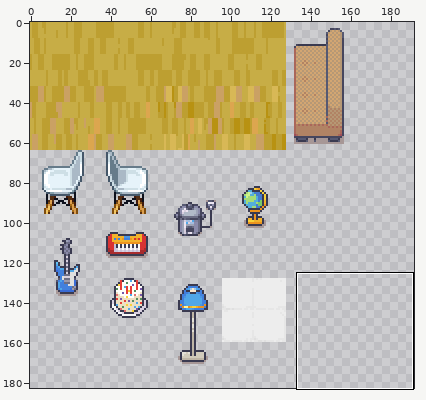
Sprite sheet, stored at tileset_hs18.png. Above: a wide view before the commit, with the close-up outlined.
Close-up. Earlier state:
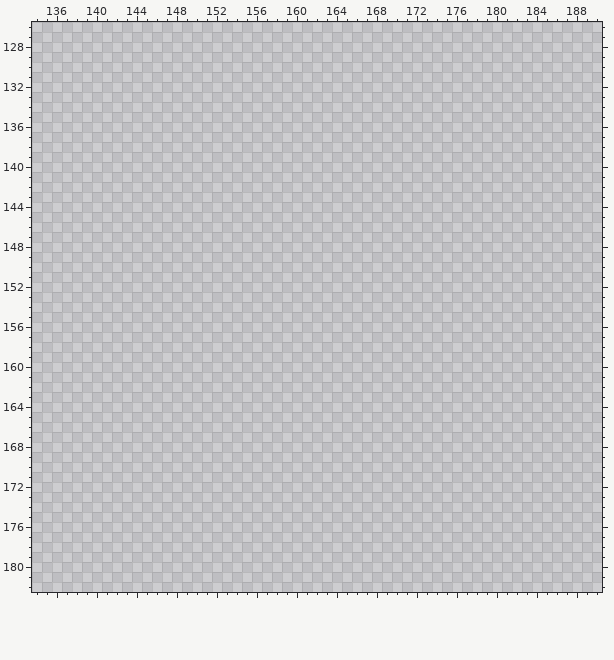
The file is 192x192 pixels. Colours within 5 levels of each other are drawn and written as one. Shown: x 134..190, y 126..182. The wide view leaves out empty margins. The commit also changed other parts of the picture, which this record leaves out.
Once edited:
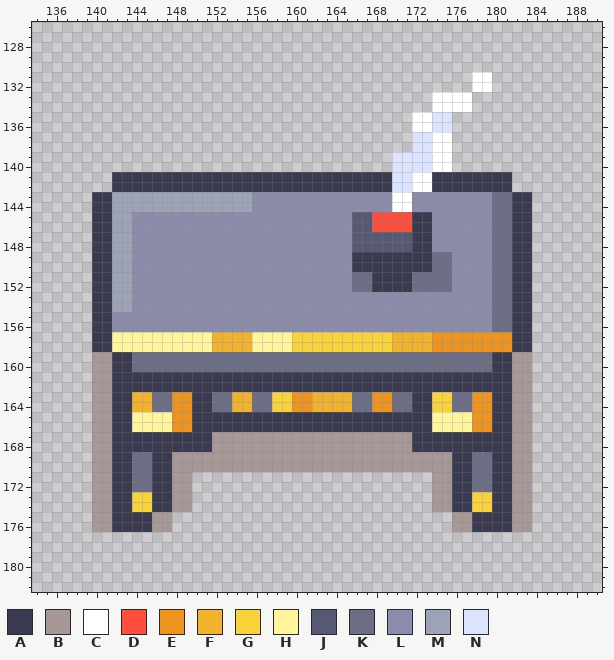
Palette (. is transparent): A #3a3a50  B #a79796  C #ffffff  D #ff4e3e  E #ed931e  F #f2b22b  G #f8d239  H #fff59a  J #565972  K #6c6e85  L #8b8bab  M #9da3b7  N #dbe3ff
Changes in this commit:
y 131..132: x 178..179 .. -> CC
y 133..134: x 174..177 .... -> CCCC
y 135..136: x 172..175 .... -> CCNN
y 137..138: x 172..175 .... -> NNCC
y 139..140: x 170..175 ...... -> NNNNCC
y 141..142: x 142..181 ........................................ -> AAAAAAAAAAAAAAAAAAAAAAAAAAAANNCCAAAAAAAA
y 143..144: x 140..183 ............................................ -> AAMMMMMMMMMMMMMMLLLLLLLLLLLLLLCCLLLLLLLLKKAA
y 145..146: x 140..183 ............................................ -> AAMMLLLLLLLLLLLLLLLLLLLLLLJJDDDDAALLLLLLKKAA
y 147..148: x 140..183 ............................................ -> AAMMLLLLLLLLLLLLLLLLLLLLLLJJJJJJAALLLLLLKKAA
y 149..150: x 140..183 ............................................ -> AAMMLLLLLLLLLLLLLLLLLLLLLLAAAAAAAAKKLLLLKKAA
y 151..152: x 140..183 ............................................ -> AAMMLLLLLLLLLLLLLLLLLLLLLLKKAAAAKKKKLLLLKKAA
y 153..154: x 140..183 ............................................ -> AAMMLLLLLLLLLLLLLLLLLLLLLLLLLLLLLLLLLLLLKKAA
y 155..156: x 140..183 ............................................ -> AALLLLLLLLLLLLLLLLLLLLLLLLLLLLLLLLLLLLLLKKAA
y 157..158: x 140..183 ............................................ -> AAHHHHHHHHHHFFFFHHHHGGGGGGGGGGFFFFEEEEEEEEAA
y 159..160: x 140..183 ............................................ -> BBAAKKKKKKKKKKKKKKKKKKKKKKKKKKKKKKKKKKKKAABB
y 161..162: x 140..183 ............................................ -> BBAAAAAAAAAAAAAAAAAAAAAAAAAAAAAAAAAAAAAAAABB
y 163..164: x 140..183 ............................................ -> BBAAFFKKEEAAKKFFKKGGEEFFFFKKEEKKAAGGKKEEAABB
y 165..166: x 140..183 ............................................ -> BBAAHHHHEEAAAAAAAAAAAAAAAAAAAAAAAAHHHHEEAABB
y 167..168: x 140..183 ............................................ -> BBAAAAAAAAAABBBBBBBBBBBBBBBBBBBBAAAAAAAAAABB
y 169..170: x 140..183 ............................................ -> BBAAKKAABBBBBBBBBBBBBBBBBBBBBBBBBBBBAAKKAABB
y 171..172: x 140..149 .......... -> BBAAKKAABB; x 174..183 .......... -> BBAAKKAABB
y 173..174: x 140..149 .......... -> BBAAGGAABB; x 174..183 .......... -> BBAAGGAABB
y 175..176: x 140..147 ........ -> BBAAAABB; x 176..183 ........ -> BBAAAABB
Pixel boxes of the changes (left, top, right, bottom) in both close-ups:
added: (92, 72, 532, 532)
